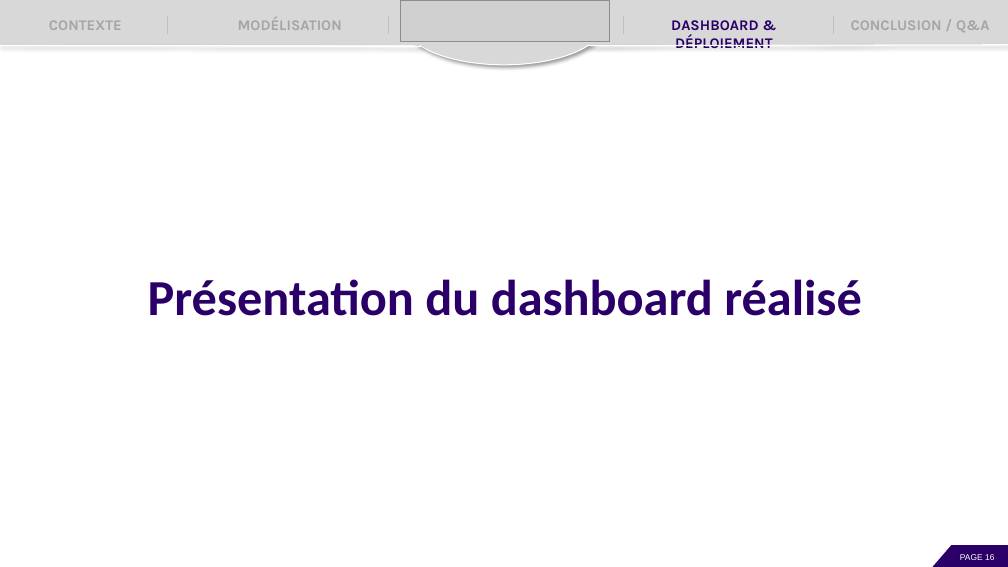
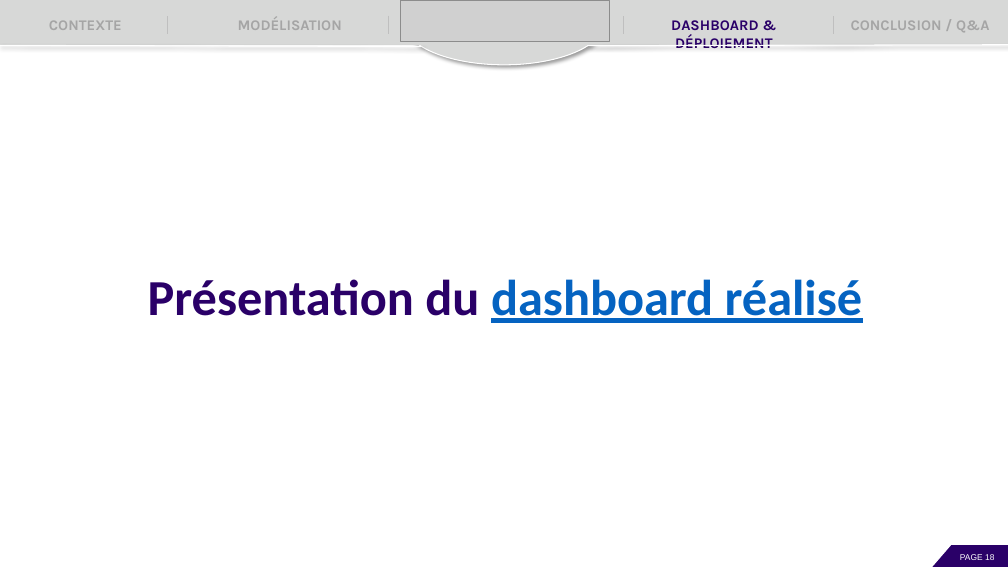
Before and after one commit to EtudiantOC2/implement_scoring_model_v2, a slide deck: slide 18 of evaluation/P7_Presentation.pptx (slide 16 before the commit). Drawn at 1008x567 pixels with LibreOffice and Linux fonts; fonts in the diff are those of the drawing; grey boxes stand for pictures. Boxes give left, top, right and bottom in pixels: in the first picture for what was removed or moved away, otherwise in the second. Text is boxed around its words. In the diff, an @@ line names an element or a change of style, - is before the commit and + after.

```diff
--- a/evaluation/P7_Presentation.pptx
+++ b/evaluation/P7_Presentation.pptx
@@ text "Présentation du dashboard réalisé" at (148, 279, 863, 323): text colour #2A0068 to #0563C1, underline on in "dashboard réalisé" @@
```
Also in this commit, not shown: 9 other slides changed, 5 slides added, 2 other files.
